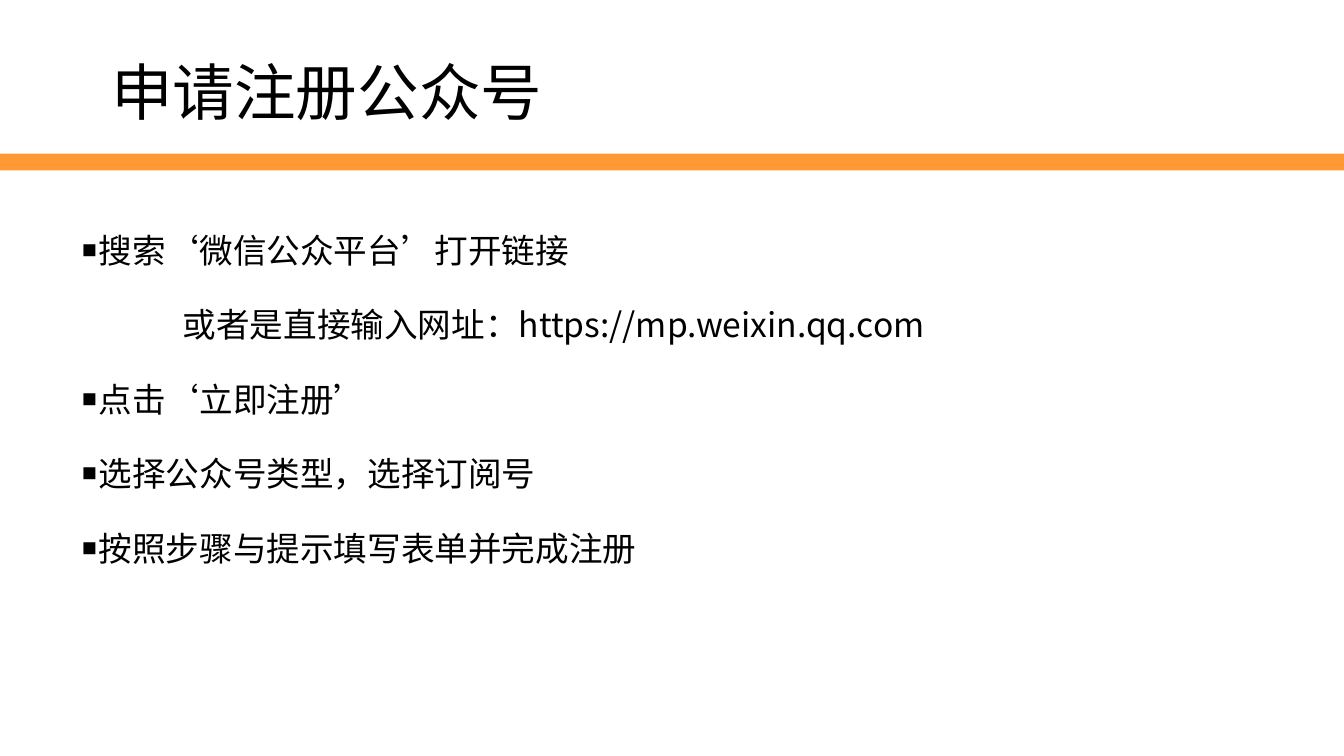
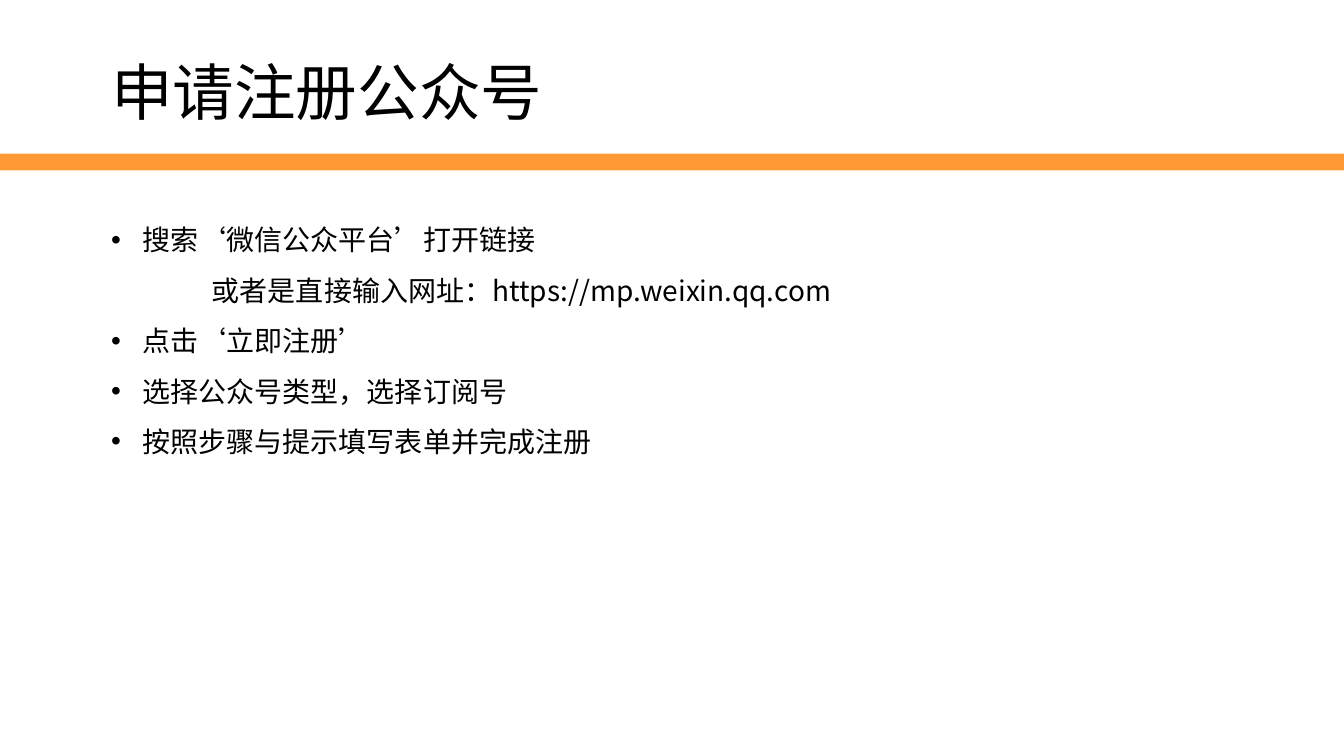
Before and after one commit to edu2act/2017-2018_1st_Wechat_Web_Programming, a slide deck: slide 11 of meterials/slides/ch01-wechat public platform.pptx (slide 10 before the commit). Drawn at 1344x756 pixels with LibreOffice and Linux fonts; fonts in the diff are those of the drawing; background and template pictures are left out. Boxes give left, top, right and bottom in pixels: in the first picture for what was removed or moved away, otherwise in the second. Text is boxed around its words. In the diff, an @@ line names an element or a change of style, - is before the commit and + after.

```diff
--- a/meterials/slides/ch01-wechat public platform.pptx
+++ b/meterials/slides/ch01-wechat public platform.pptx
@@ text "搜索‘微信公众平台’打开链接": place and size @@
-text "搜索‘微信公众平台’打开链接" at (82, 234, 925, 564)
+text "搜索‘微信公众平台’打开链接" at (143, 226, 831, 455)
@@ text at (143, 226, 536, 253): text changed; size 24 to 20 pt @@
-￭搜索‘微信公众平台’打开链接
+• 搜索‘微信公众平台’打开链接
@@ text at (212, 277, 831, 308): size 24 to 20 pt in "或者是直接输入网址：https://mp.weixin.qq.com"; less space between paragraphs @@
@@ text at (143, 327, 592, 455): text changed; size 24 to 20 pt @@
-￭点击‘立即注册’
-￭选择公众号类型，选择订阅号
-￭按照步骤与提示填写表单并完成注册
+• 点击‘立即注册’
+• 选择公众号类型，选择订阅号
+• 按照步骤与提示填写表单并完成注册
```
Also in this commit, not shown: 3 other slides changed, 1 slide added, 1 slide removed, 1 other file.
